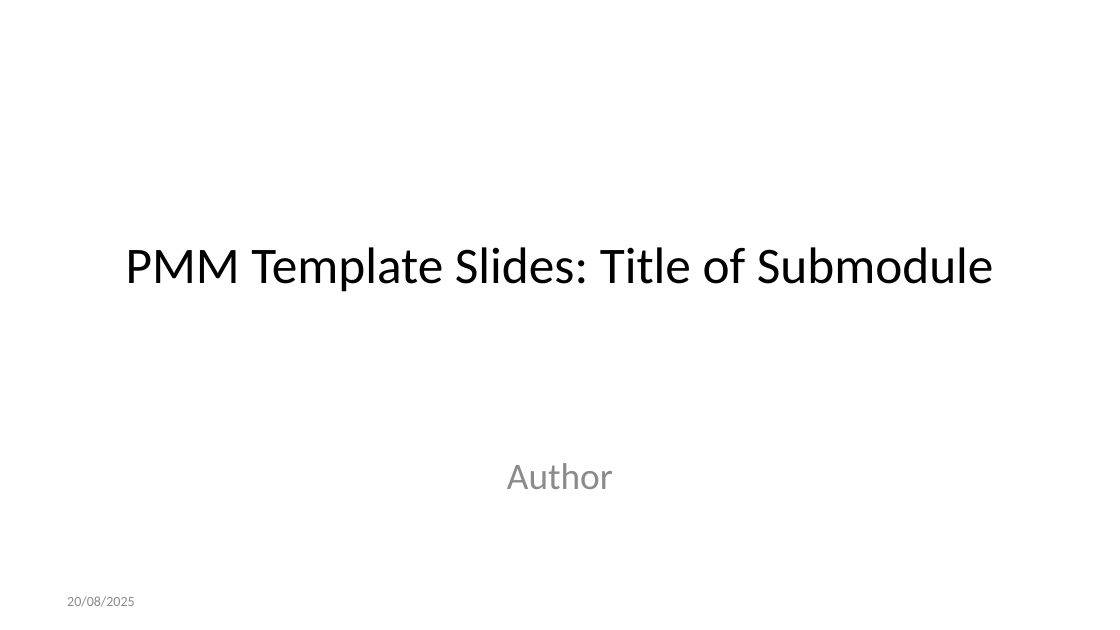
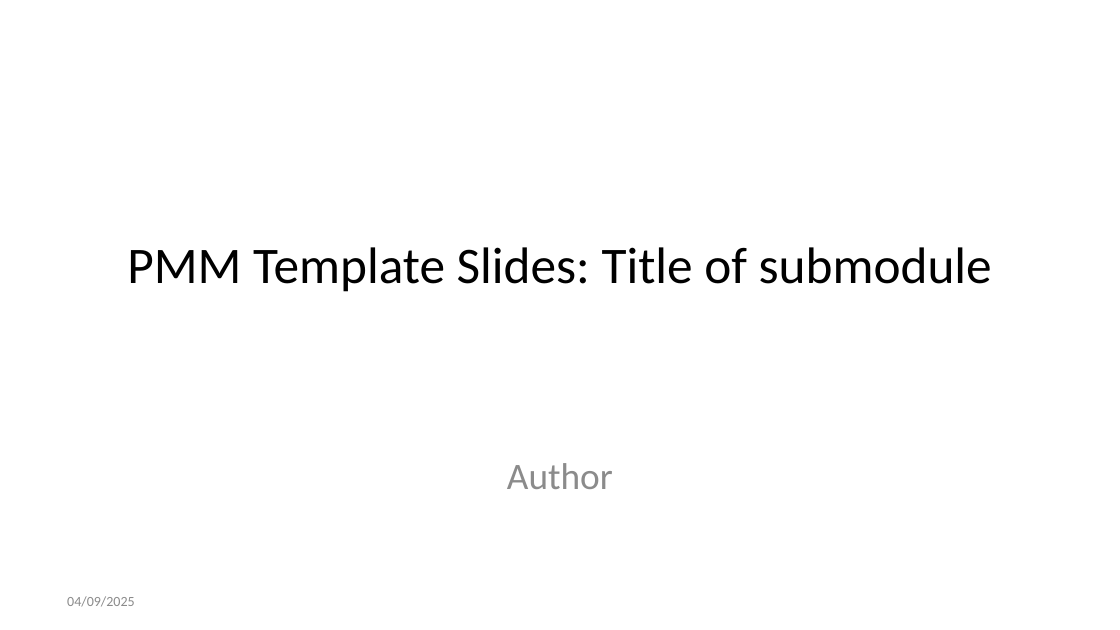
Before and after one commit to lmu-osc/train-the-trainer-student-track-pedagogy, a slide deck: slide 1 of _site/materials/PMM-template-module/PMM-template-slides.pptx. Drawn at 1120x630 pixels with LibreOffice and Linux fonts; fonts in the diff are those of the drawing. Boxes give left, top, right and bottom in pixels: in the first picture for what was removed or moved away, otherwise in the second. Text is boxed around its words. In the diff, an @@ line names an element or a change of style, - is before the commit and + after.

```diff
--- a/_site/materials/PMM-template-module/PMM-template-slides.pptx
+++ b/_site/materials/PMM-template-module/PMM-template-slides.pptx
@@ title at (x1=127, y1=247, x2=992, y2=292): text changed @@
-PMM Template Slides: Title of Submodule
+PMM Template Slides: Title of submodule
@@ text at (x1=67, y1=596, x2=135, y2=607): text changed @@
-20/08/2025
+04/09/2025
```
Also in this commit, not shown: 5 other slides changed, 1 slide added, 18 other files.
